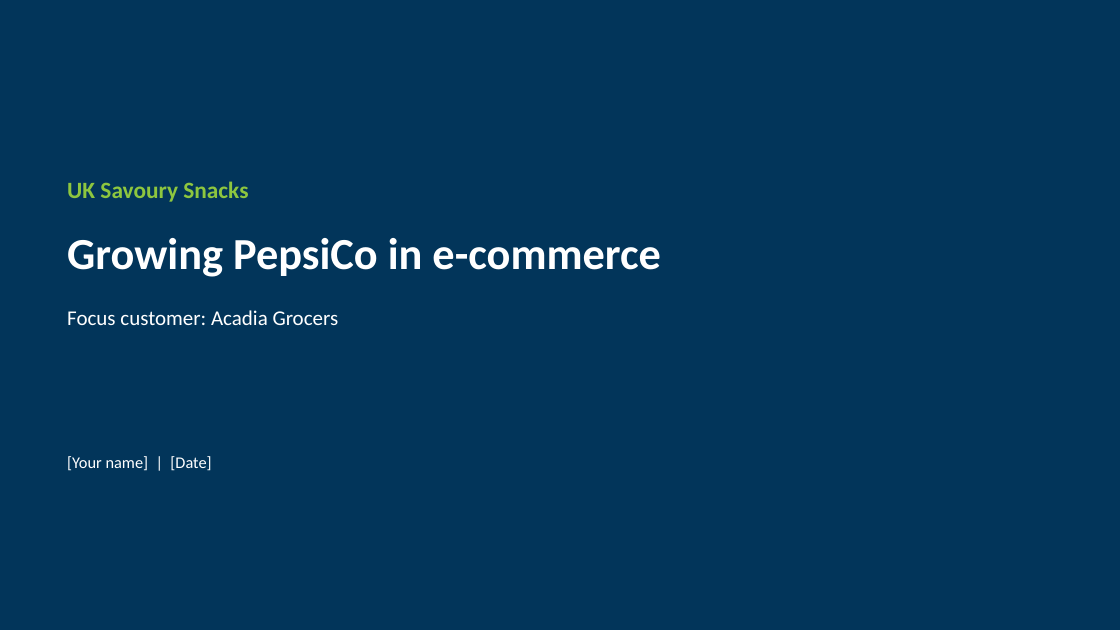
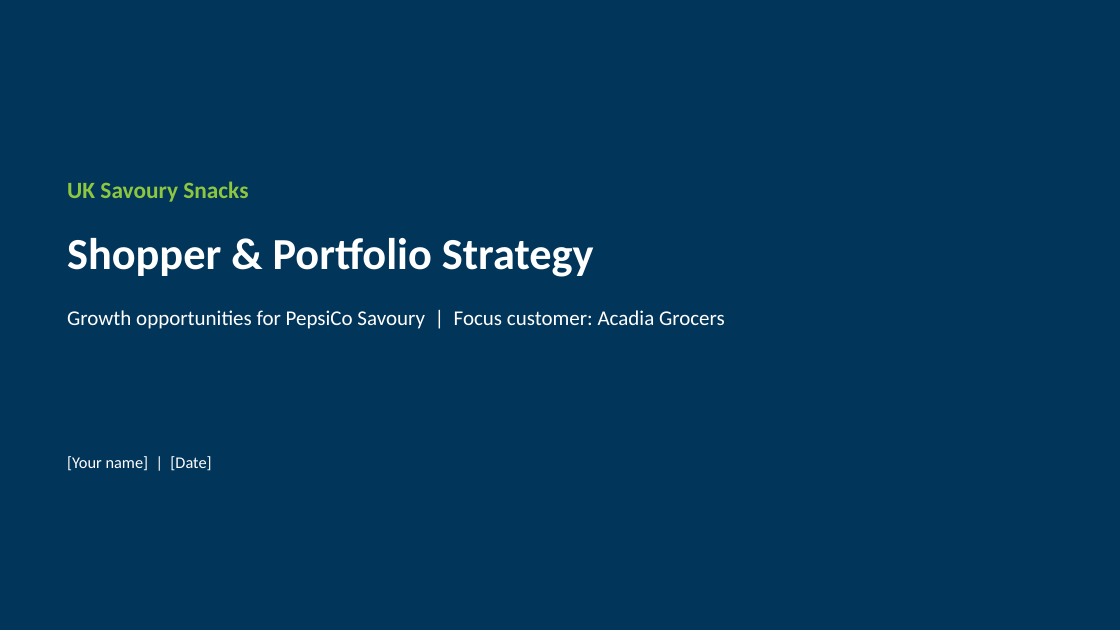
Before and after one commit to harshjunekumar/test-sample, a slide deck: slide 1 of case_study/PepsiCo_Savoury_Case_Study_Deck.pptx. Drawn at 1120x630 pixels with LibreOffice and Linux fonts; fonts in the diff are those of the drawing. Boxes give left, top, right and bottom in pixels: in the first picture for what was removed or moved away, otherwise in the second. Text is boxed around its words. In the diff, an @@ line names an element or a change of style, - is before the commit and + after.

```diff
--- a/case_study/PepsiCo_Savoury_Case_Study_Deck.pptx
+++ b/case_study/PepsiCo_Savoury_Case_Study_Deck.pptx
@@ text at <box>67,238,594,277</box>: text changed @@
-Growing PepsiCo in e-commerce
+Shopper & Portfolio Strategy
@@ text at <box>67,310,725,329</box>: text changed @@
-Focus customer: Acadia Grocers
+Growth opportunities for PepsiCo Savoury | Focus customer: Acadia Grocers
```
Also in this commit, not shown: 1 other slide changed, 9 slides added, 7 slides removed, 1 other file.
